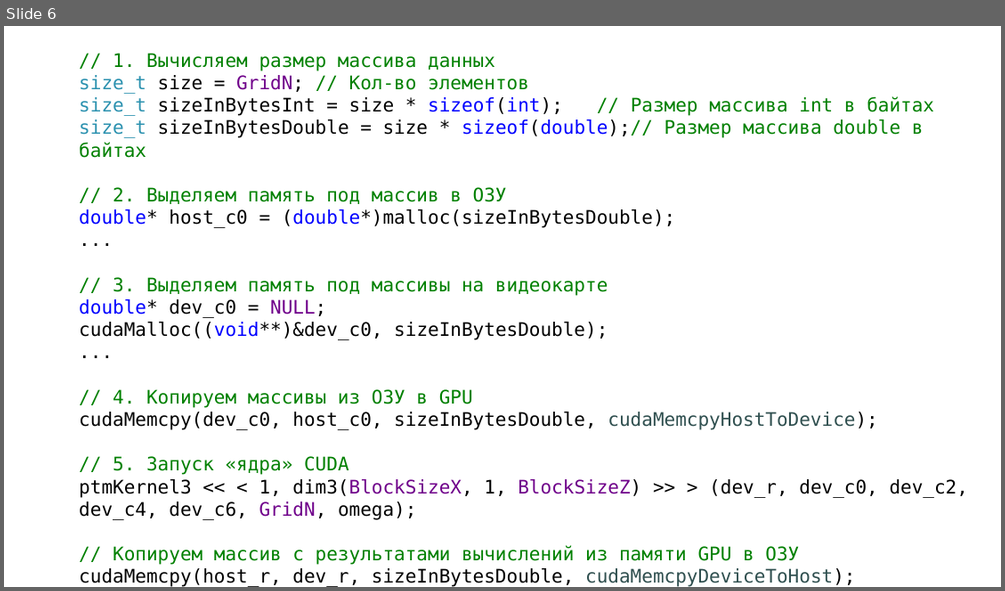
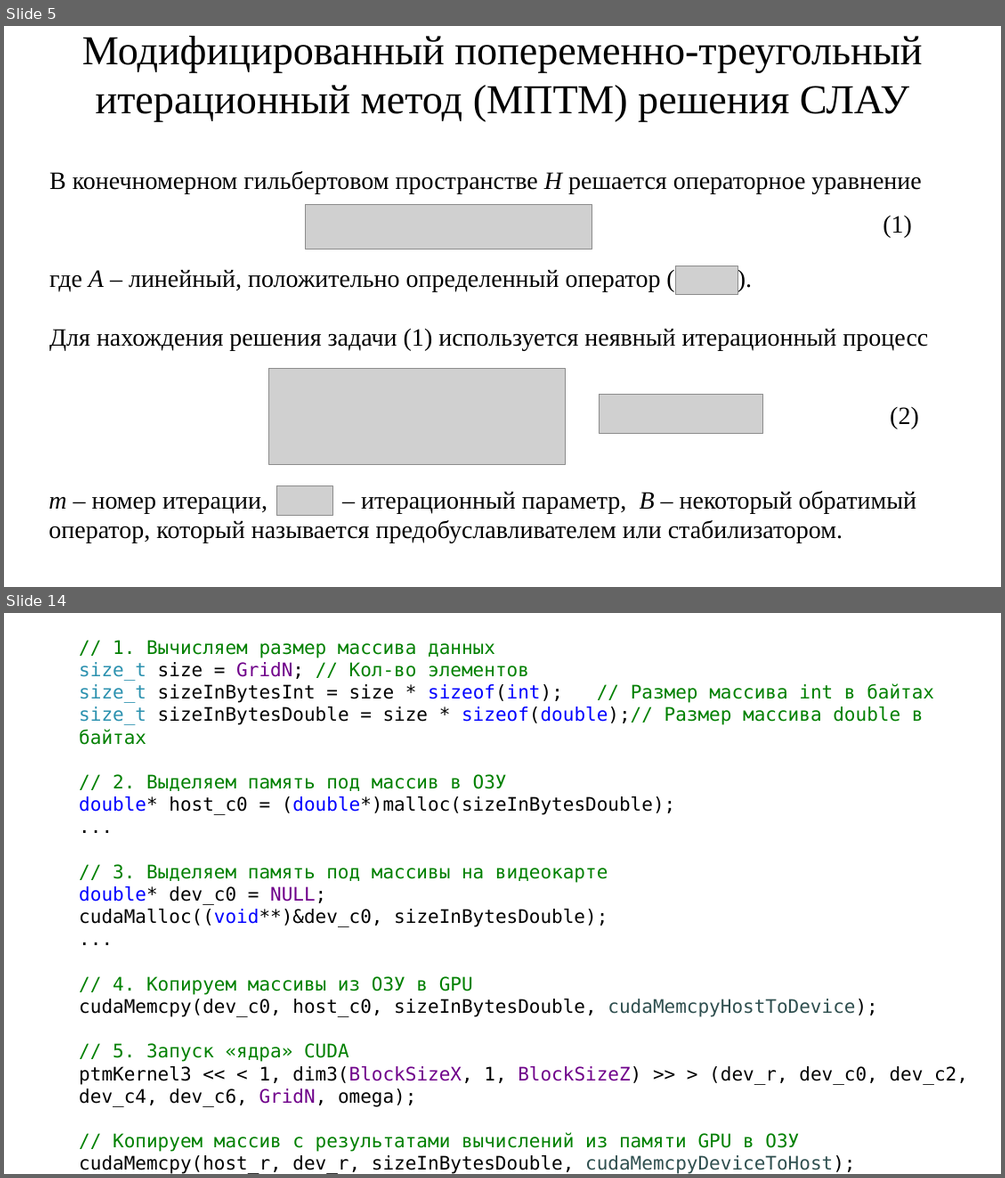
Before and after one commit to LitvinovVN/CudaLearning, a slide deck: _09_PtmConvTest/ptm conveyor.pptx. Shown one above the other, each under a label of ours: slide 6 before the commit, slides 5 and 14 after it; the slides between them are not shown. The pictures are 1005x591 and 1005x1178 pixels, drawn with LibreOffice and Linux fonts; fonts in the diff are those of the drawing; grey boxes stand for pictures. Boxes give left, top, right and bottom in pixels: in the first picture for what was removed or moved away, otherwise in the second. Text is boxed around its words. In the diff, an @@ line names an element or a change of style, - is before the commit and + after.

```diff
--- a/_09_PtmConvTest/ptm conveyor.pptx
+++ b/_09_PtmConvTest/ptm conveyor.pptx
@@ slide 5 added at <box>4,26,1001,587</box>, background #FFFFFF @@
@@ title added at <box>82,36,922,122</box>, 39.6 pt, text #000000 @@
+Модифицированный попеременно-треугольный итерационный метод (МПТМ) решения СЛАУ
@@ text added at <box>49,171,921,194</box>, 24 pt, text #000000 @@
+В конечномерном гильбертовом пространстве H решается операторное уравнение
@@ picture added at <box>306,205,592,248</box> @@
@@ text added at <box>882,216,912,238</box>, 24 pt, text #000000 @@
+(1)
@@ text added at <box>49,269,661,292</box>, 24 pt, text #000000 @@
+где A – линейный, положительно определенный оператор ( ).
@@ picture added at <box>676,266,737,295</box> @@
@@ text added at <box>49,328,928,350</box>, 24 pt, text #000000 @@
+Для нахождения решения задачи (1) используется неявный итерационный процесс
@@ picture added at <box>269,368,566,464</box> @@
@@ picture added at <box>599,394,763,434</box> @@
@@ text added at <box>890,407,919,428</box>, 24 pt, text #000000 @@
+(2)
@@ text added at <box>48,491,917,543</box>, 24 pt, text #000000 @@
+m – номер итерации, – итерационный параметр, B – некоторый обратимый оператор, который называется предобуславливателем или стабилизатором.
@@ picture added at <box>277,486,333,515</box> @@
@@ what was slide 6 is now slide 14 @@
```
Also in this commit, not shown: 1 slide changed, 7 other slides added.
